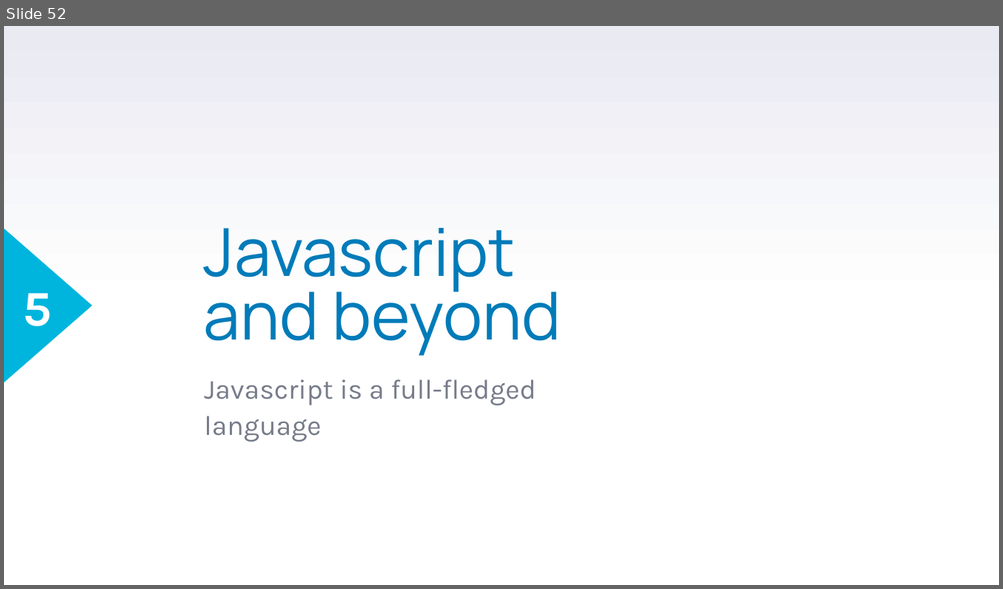
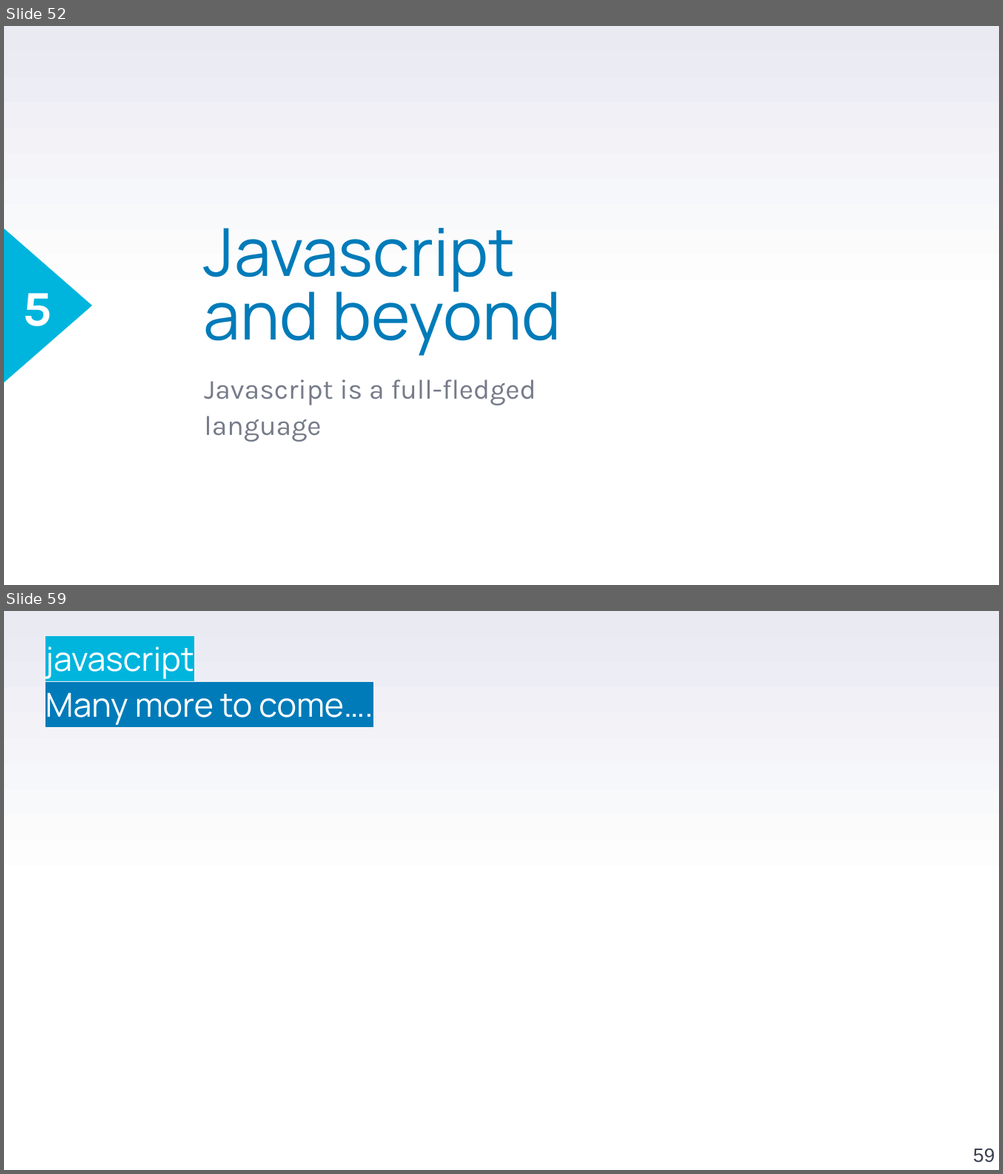
Before and after one commit to stefanofiorenza/KNITS, a slide deck: Programs/Trainings/01-FE/BasicJS/KNITS-Javascript.pptx. Shown one above the other, each under a label of ours: slide 52 before the commit, slides 52 and 59 after it; the slides between them are not shown. The pictures are 1003x589 and 1003x1174 pixels, drawn with LibreOffice and Linux fonts; fonts in the diff are those of the drawing; background and template pictures are left out. Boxes give left, top, right and bottom in pixels: in the first picture for what was removed or moved away, otherwise in the second. Text is boxed around its words. In the diff, an @@ line names an element or a change of style, - is before the commit and + after.

```diff
--- a/Programs/Trainings/01-FE/BasicJS/KNITS-Javascript.pptx
+++ b/Programs/Trainings/01-FE/BasicJS/KNITS-Javascript.pptx
@@ slide 59 added at (4,611,999,1170), background gradient #FFFFFF to #E9EAF2 @@
@@ text added at (45,647,373,725), 24 pt, text #FFFFFF @@
+javascript
+Many more to come….
@@ page number added at (973,1148,994,1163), 14 pt, text #3A3F50 @@
+59
```
Also in this commit, not shown: 3 slides changed, 6 other slides added, 49 other files.
